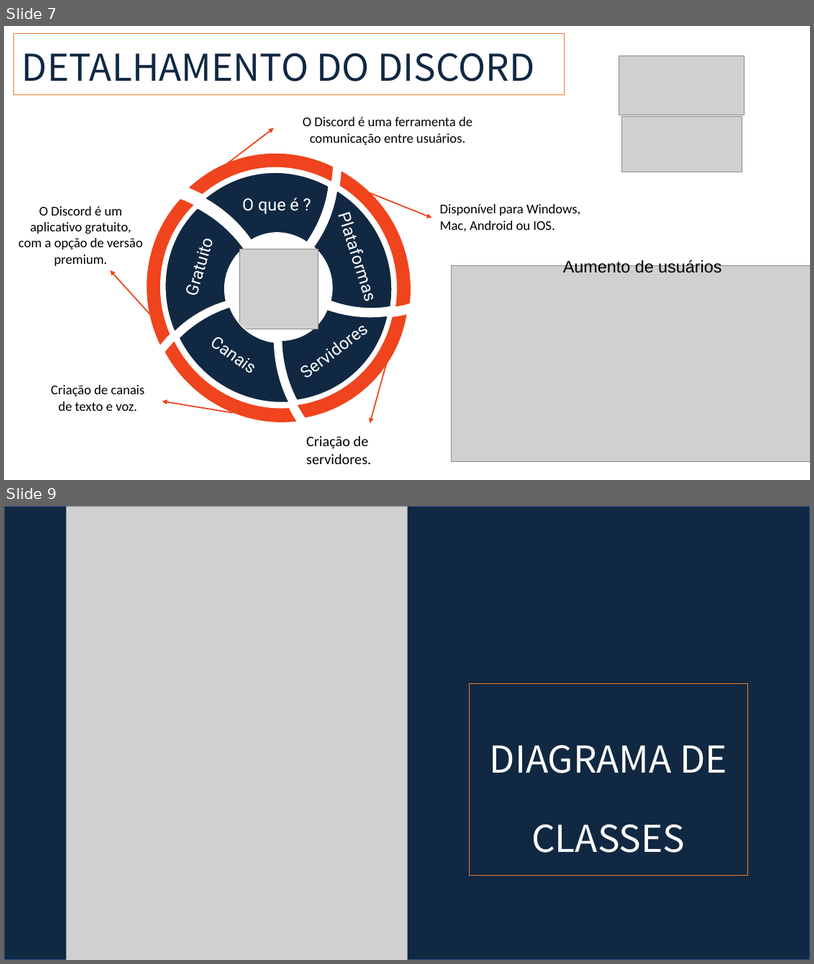
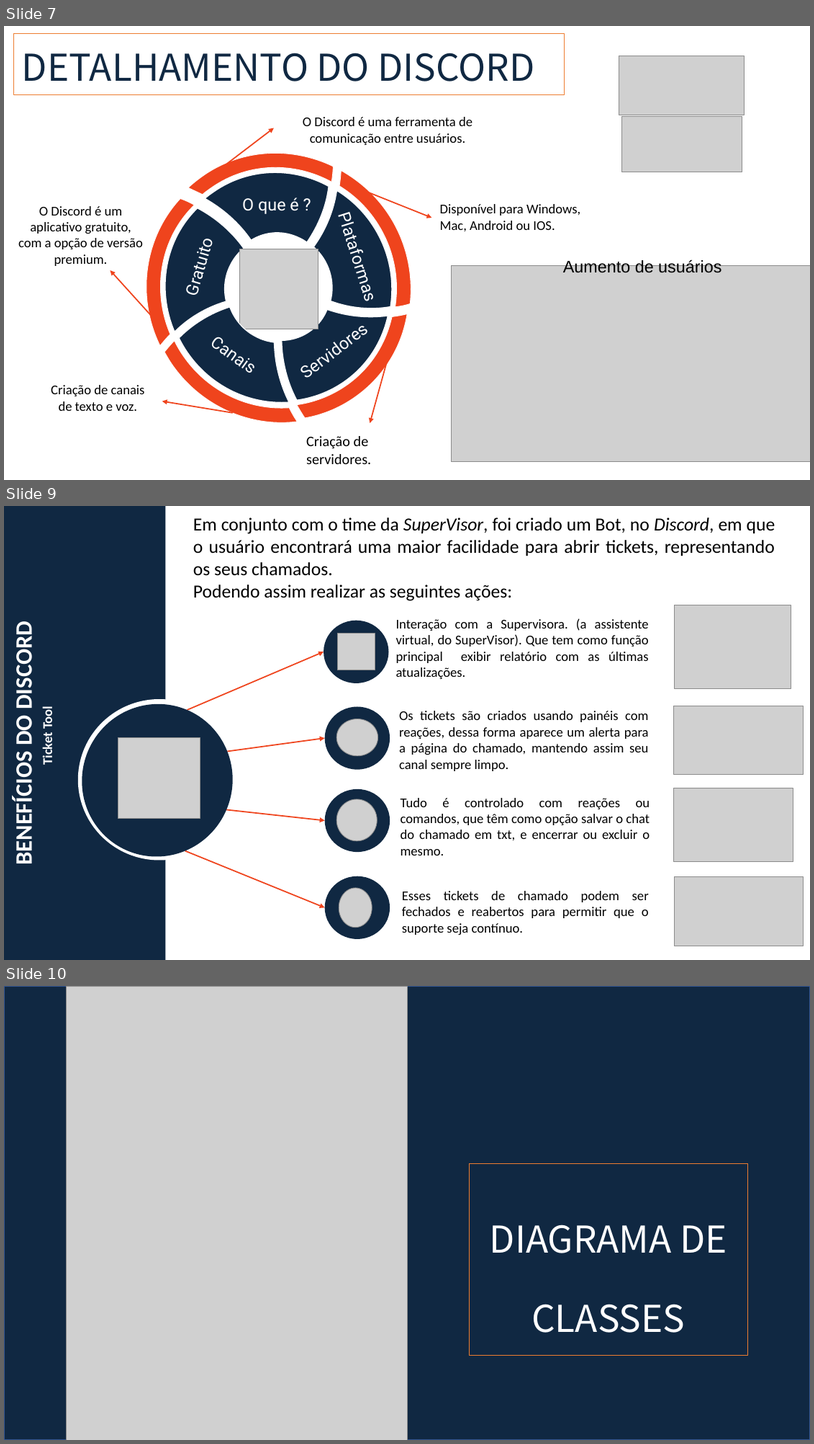
Before and after one commit to BandTec/grupo-05-adsa-20201, a slide deck: Supervisor 3.pptx. Shown one above the other, each under a label of ours: slides 7 and 9 before the commit, slides 7, 9 and 10 after it; the slides between them are not shown. The pictures are 814x964 and 814x1444 pixels, drawn with LibreOffice and Linux fonts; fonts in the diff are those of the drawing; grey boxes stand for pictures. Boxes give left, top, right and bottom in pixels: in the first picture for what was removed or moved away, otherwise in the second. Text is boxed around its words. In the diff, an @@ line names an element or a change of style, - is before the commit and + after.

```diff
--- a/Supervisor 3.pptx
+++ b/Supervisor 3.pptx
@@ slide 9 added at (4, 506, 810, 960), background #FFFFFF @@
@@ rectangle added at (4, 506, 165, 960), fill #102842 @@
@@ text added at (193, 518, 776, 601), 22 pt, text #000000 @@
+Em conjunto com o time da SuperVisor, foi criado um Bot, no Discord, em que o usuário encontrará uma maior facilidade para abrir tickets, representando os seus chamados.
+Podendo assim realizar as seguintes ações:
@@ picture added at (675, 605, 792, 689) @@
@@ text added at (10, 630, 39, 862), 28 pt, text #FFFFFF, bold @@
+BENEFÍCIOS DO DISCORD
@@ ellipse added at (324, 620, 389, 683), fill #102842 @@
@@ picture added at (338, 633, 375, 670) @@
@@ text added at (396, 618, 649, 679), 16 pt, text #000000 @@
+Interação com a Supervisora. (a assistente virtual, do SuperVisor). Que tem como função principal exibir relatório com as últimas atualizações.
@@ arrow added from (188, 710) to (324, 651), #EF441D 1.5 pt @@
@@ ellipse added at (58, 680, 257, 880), fill #102842 @@
@@ ellipse added at (78, 699, 241, 860), fill #FFFFFF @@
@@ text added at (39, 709, 56, 764), 16 pt, text #FFFFFF, bold @@
+Ticket Tool
@@ ellipse added at (325, 707, 391, 770), fill #102842 @@
@@ picture added at (337, 719, 378, 756) @@
@@ text added at (399, 710, 649, 771), 16 pt, text #000000 @@
+Os tickets são criados usando painéis com reações, dessa forma aparece um alerta para a página do chamado, mantendo assim seu canal sempre limpo.
@@ picture added at (674, 705, 803, 774) @@
@@ picture added at (118, 738, 200, 818) @@
@@ arrow added from (227, 751) to (325, 738), #EF441D 1.5 pt @@
@@ ellipse added at (325, 789, 391, 852), fill #102842 @@
@@ picture added at (337, 799, 377, 841) @@
@@ text added at (401, 798, 651, 855), 16 pt, text #000000 @@
+Tudo é controlado com reações ou comandos, que têm como opção salvar o chat do chamado em txt, e encerrar ou excluir o mesmo.
@@ picture added at (674, 788, 793, 860) @@
@@ arrow added from (226, 810) to (325, 821), #EF441D 1.5 pt @@
@@ arrow added from (185, 851) to (325, 907), #EF441D 1.5 pt @@
@@ ellipse added at (325, 876, 391, 939), fill #102842 @@
@@ picture added at (339, 888, 373, 927) @@
@@ text added at (402, 890, 649, 935), 16 pt, text #000000 @@
+Esses tickets de chamado podem ser fechados e reabertos para permitir que o suporte seja contínuo.
@@ picture added at (675, 877, 804, 946) @@
@@ what was slide 9 is now slide 10 @@
```
Also in this commit, not shown: 2 slides changed.
